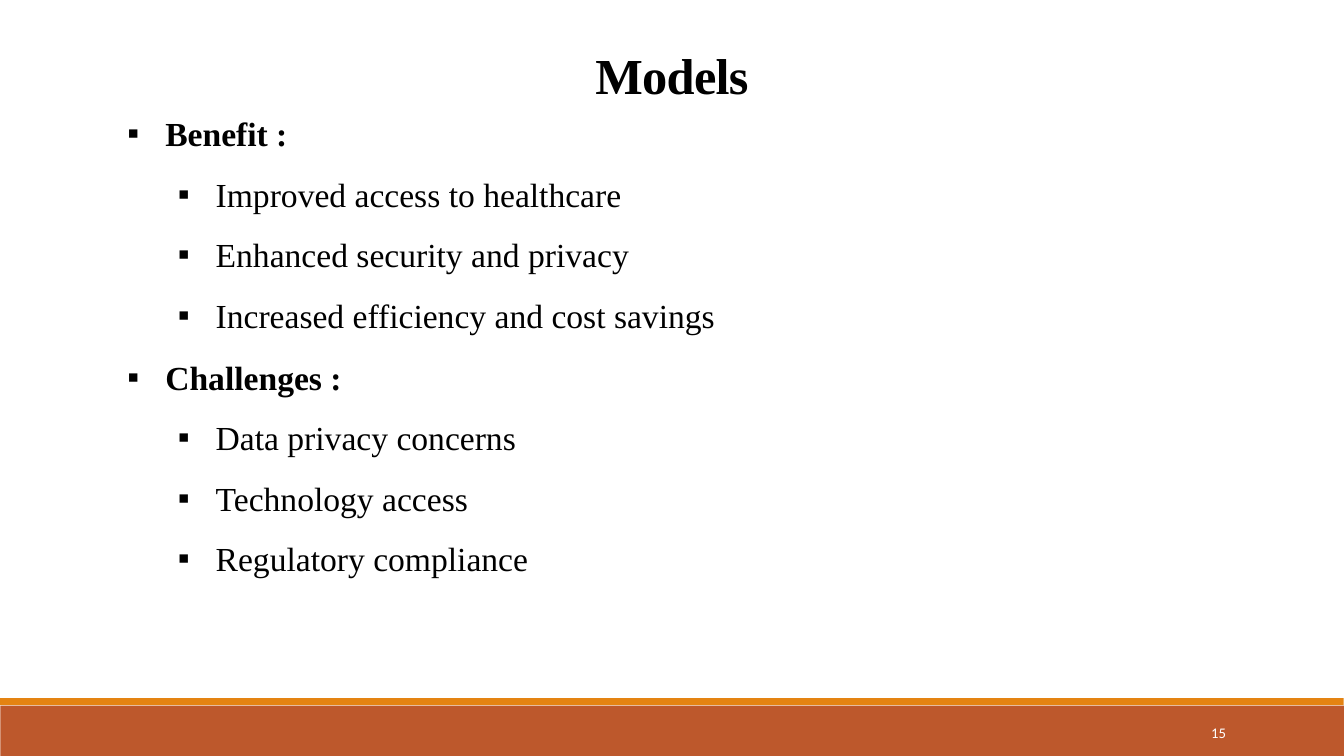
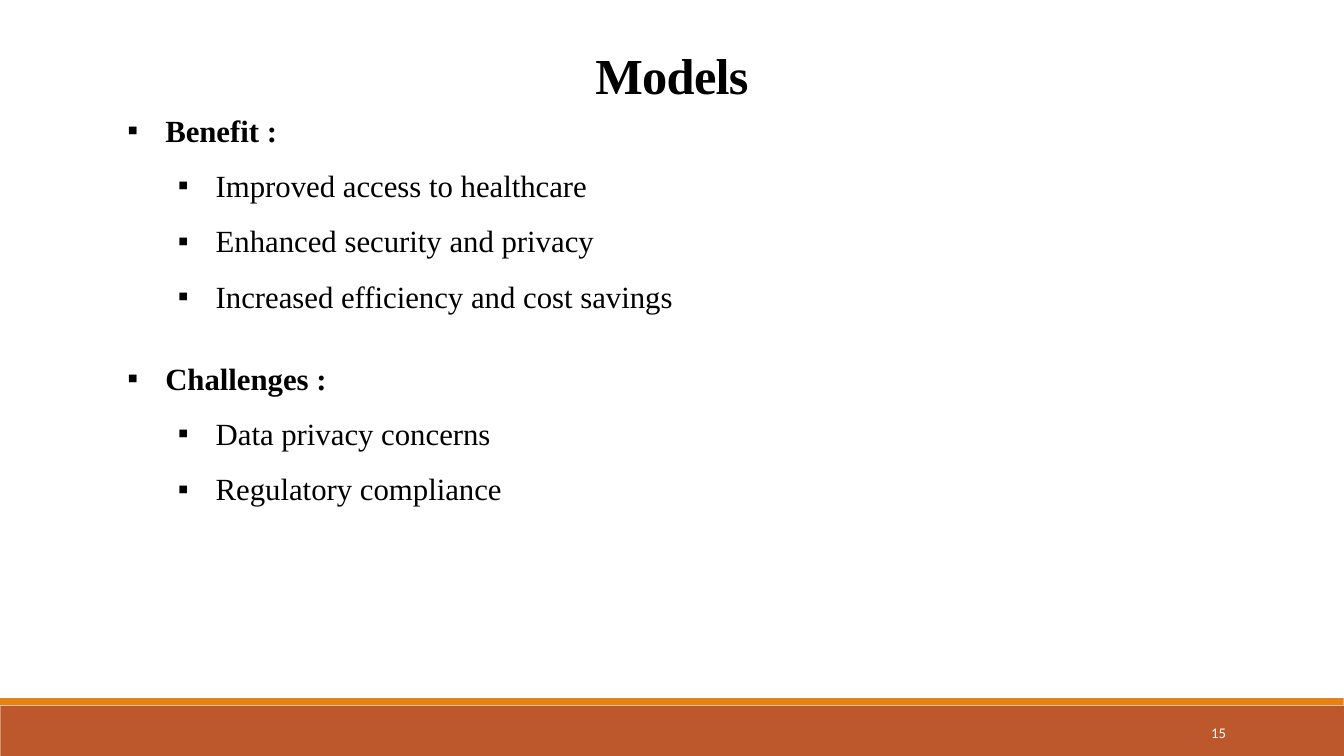
Before and after one commit to Devjethva1111/Metaverse-in-Healthcare, a slide deck: slide 15 of Seminar PPT/23MDS003 - Seminar.pptx. Drawn at 1344x756 pixels with LibreOffice and Linux fonts; fonts in the diff are those of the drawing. Boxes give left, top, right and bottom in pixels: in the first picture for what was removed or moved away, otherwise in the second. Text is boxed around its words. In the diff, an @@ line names an element or a change of style, - is before the commit and + after.

```diff
--- a/Seminar PPT/23MDS003 - Seminar.pptx
+++ b/Seminar PPT/23MDS003 - Seminar.pptx
@@ text "Benefit :" at box(165, 120, 672, 314): size 24 to 22 pt @@
@@ text "Challenges :" at box(165, 368, 502, 507): size 24 to 22 pt @@
@@ text at box(216, 487, 468, 517): paragraph removed @@
-  ▪ Technology access
```
Also in this commit, not shown: 13 other slides changed, 1 slide added, 2 other files.
